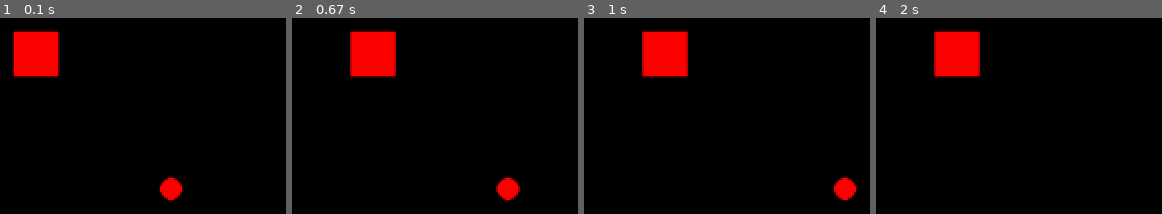
Above: before the commit, frames 1-4 (left to right).
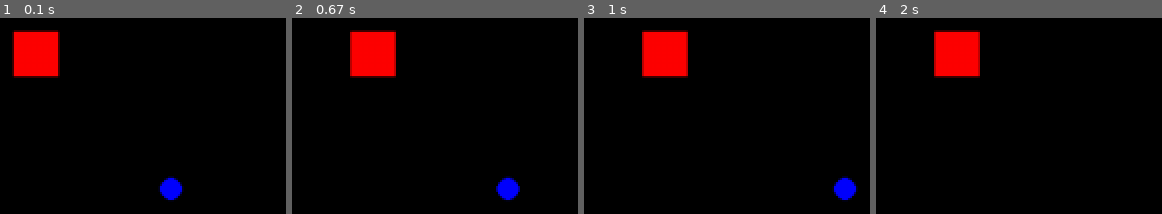
Above: after the commit, the same moments.

Repository: mytinycloud/90D-pygame-scaffold
Game: pygame game, started from main.py
Two runs of this game, one before a commit and one after it. Both use one fixed random seed, a clock stepped at 60 frames per second and the inputs below.
Inputs (mouse positions are in pixels of both pictures, inside the frame that each line leads up to):
- Up to frame 1 (0.1 s): no input
- Up to frame 2 (0.67 s): hold D from 0.33 s (still down); move the mouse to (outside the picture) at 0.37 s
- Up to frame 3 (1 s): release D at 0.8 s; hold W from 0.83 s (still down)
- Up to frame 4 (2 s): release W at 1.13 s; hold D 1.17-1.63 s; hold A from 1.67 s (still down)

The runs differ from the first frame. In frame 1, 0.8% of the frame differs, in the area x 55-65%, y 80-93%; in frame 2, 0.8%; in frame 3, 0.8%; in frame 4, nothing differs.

Commit message:
Effect templates

Diff:
--- a/systems/effect.py
+++ b/systems/effect.py
@@ -13,7 +13,7 @@
 @enumerate_component("effect")
 class EffectComponent():
     direction: Vector2 = factory(Vector2)
-    energy: int = 0
+    energy: int = 1
     is_wave: bool = True
 
 
@@ -48,18 +48,48 @@
             group.remove(e)
 
 
-
+'''
+Propagates an existing effect, inheriting some energy
+'''
 def propagate_entity(e: Entity, position: Vector2, energy: int) -> Entity:
     e = e.clone()
-    e.motion = MotionComponent(position=position)
+    e.motion.position = position
     e.effect.energy = energy
     return e
 
-def create_effect(position: Vector2, energy: int = 3) -> Entity:
-    e = Entity("effect")
-    e.motion = MotionComponent(position=Vector2(position))
+
+'''
+Instantiate all the template effects. These can be cloned when required
+'''
+def create_effect_templates():
+    effect_dict = {}
+
+    e = Entity("effect-fire")
+    e.motion = MotionComponent()
     e.sprite = SpriteComponent.from_circle(16, (255,0,0))
-    e.effect = EffectComponent(direction=Vector2(1,0),energy=energy)
+    e.effect = EffectComponent()
+    e.effect.energy = 3
+    effect_dict["fire"] = e
+
+    e = Entity("effect-wave")
+    e.motion = MotionComponent()
+    e.sprite = SpriteComponent.from_circle(16, (0,0,255))
+    e.effect = EffectComponent()
+    e.effect.energy = 3
+    effect_dict["wave"] = e
+
+    return effect_dict
+
+EFFECT_TEMPLATES = create_effect_templates()
+
+
+'''
+Spawns a new effect (as per a spell)
+'''
+def create_effect(type: str, position: Vector2, direction: Vector2 = Vector2(0)) -> Entity:
+    e = EFFECT_TEMPLATES[type].clone()
+    e.motion.position = Vector2(position)
+    e.effect.direction = direction
     return e
 
 
@@ -69,4 +99,4 @@
 def mount_effect_system(group: EntityGroup):
     group.mount_system(effect_update_system)
 
-    group.add( create_effect(Vector2(3,3)) )
+    group.add( create_effect("wave", Vector2(3,3), Vector2(1,0) ) )
